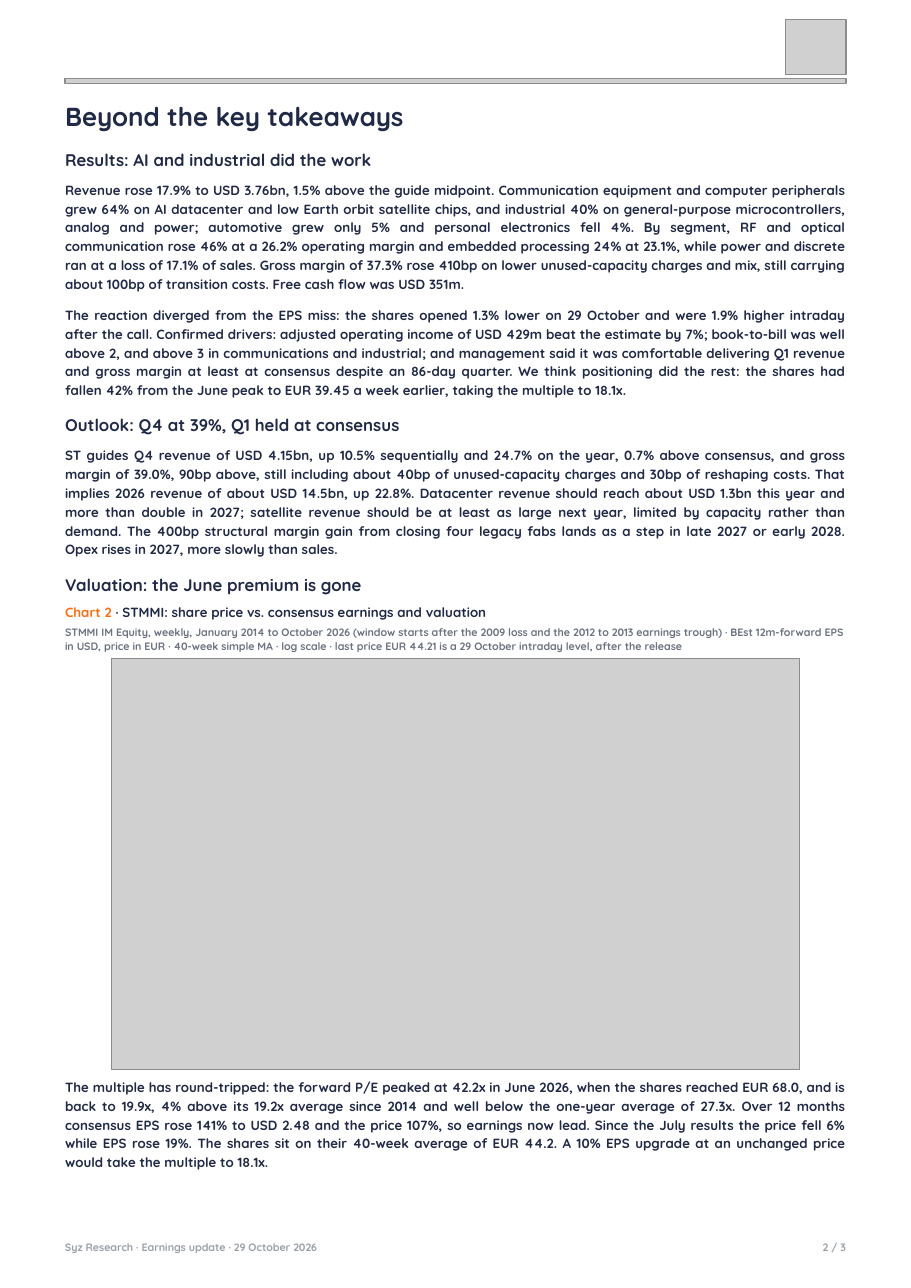
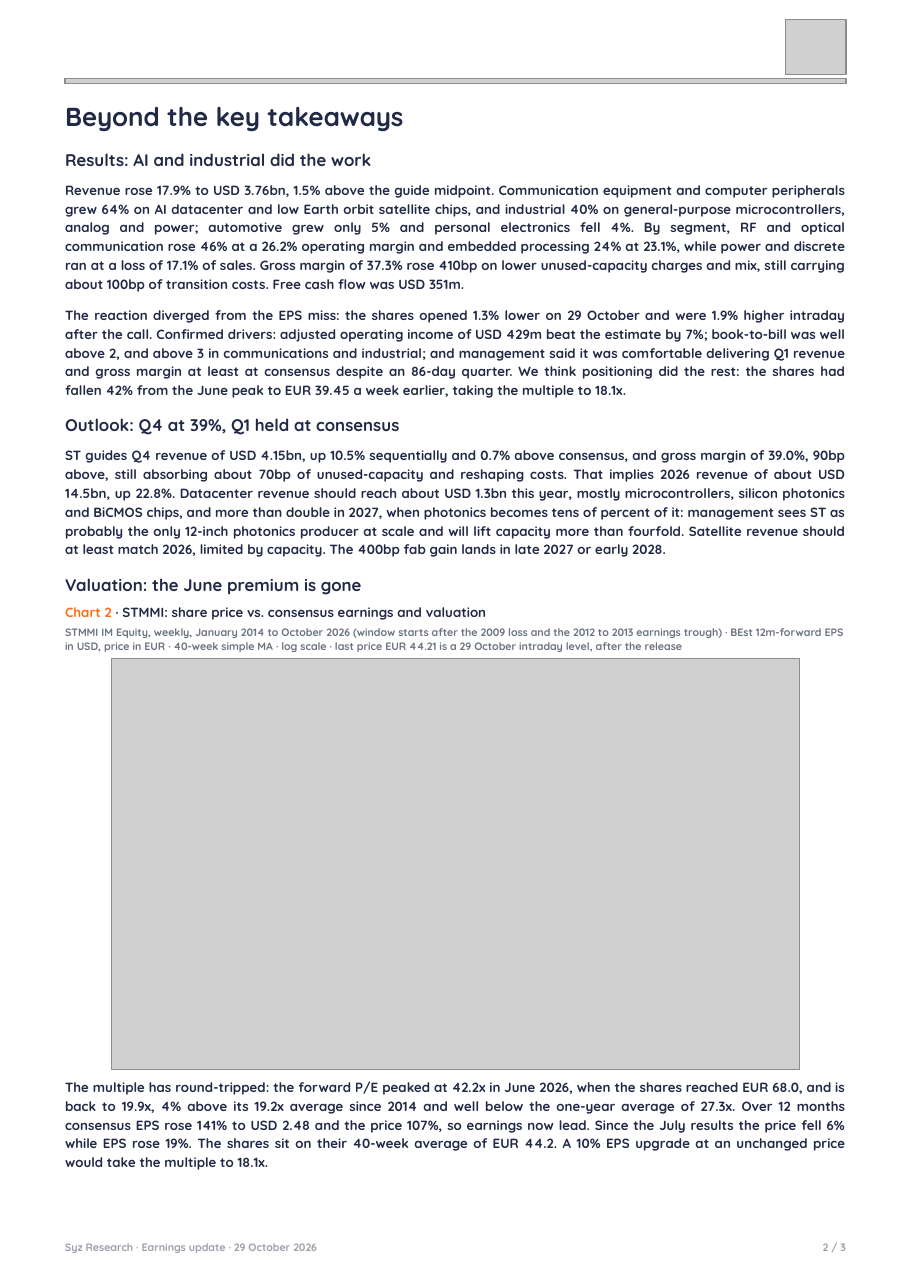
Before and after one commit to jb-db05/syz-earnings, a slide deck: slide 2 of output/STMMI_Q32026/Earnings_Update_STMMI_Q32026.pptx. Drawn at 911x1288 pixels with LibreOffice and Linux fonts; fonts in the diff are those of the drawing; grey boxes stand for pictures. Boxes give left, top, right and bottom in pixels: in the first picture for what was removed or moved away, otherwise in the second. Text is boxed around its words. In the diff, an @@ line names an element or a change of style, - is before the commit and + after.

```diff
--- a/output/STMMI_Q32026/Earnings_Update_STMMI_Q32026.pptx
+++ b/output/STMMI_Q32026/Earnings_Update_STMMI_Q32026.pptx
@@ text at bbox=[65, 450, 845, 557]: text changed @@
-ST guides Q4 revenue of USD 4.15bn, up 10.5% sequentially and 24.7% on the year, 0.7% above consensus, and gross margin of 39.0%, 90bp above, still including about 40bp of unused-capacity charges and 30bp of reshaping costs. That implies 2026 revenue of about USD 14.5bn, up 22.8%. Datacenter revenue should reach about USD 1.3bn this year and more than double in 2027; satellite revenue should be at least as large next year, limited by capacity rather than demand. The 400bp structural margin gain from closing four legacy fabs lands as a step in late 2027 or early 2028. Opex rises in 2027, more slowly than sales.
+ST guides Q4 revenue of USD 4.15bn, up 10.5% sequentially and 0.7% above consensus, and gross margin of 39.0%, 90bp above, still absorbing about 70bp of unused-capacity and reshaping costs. That implies 2026 revenue of about USD 14.5bn, up 22.8%. Datacenter revenue should reach about USD 1.3bn this year, mostly microcontrollers, silicon photonics and BiCMOS chips, and more than double in 2027, when photonics becomes tens of percent of it: management sees ST as probably the only 12-inch photonics producer at scale and will lift capacity more than fourfold. Satellite revenue should at least match 2026, limited by capacity. The 400bp fab gain lands in late 2027 or early 2028.
```
Also in this commit, not shown: 1 other slide changed, 4 other files.
